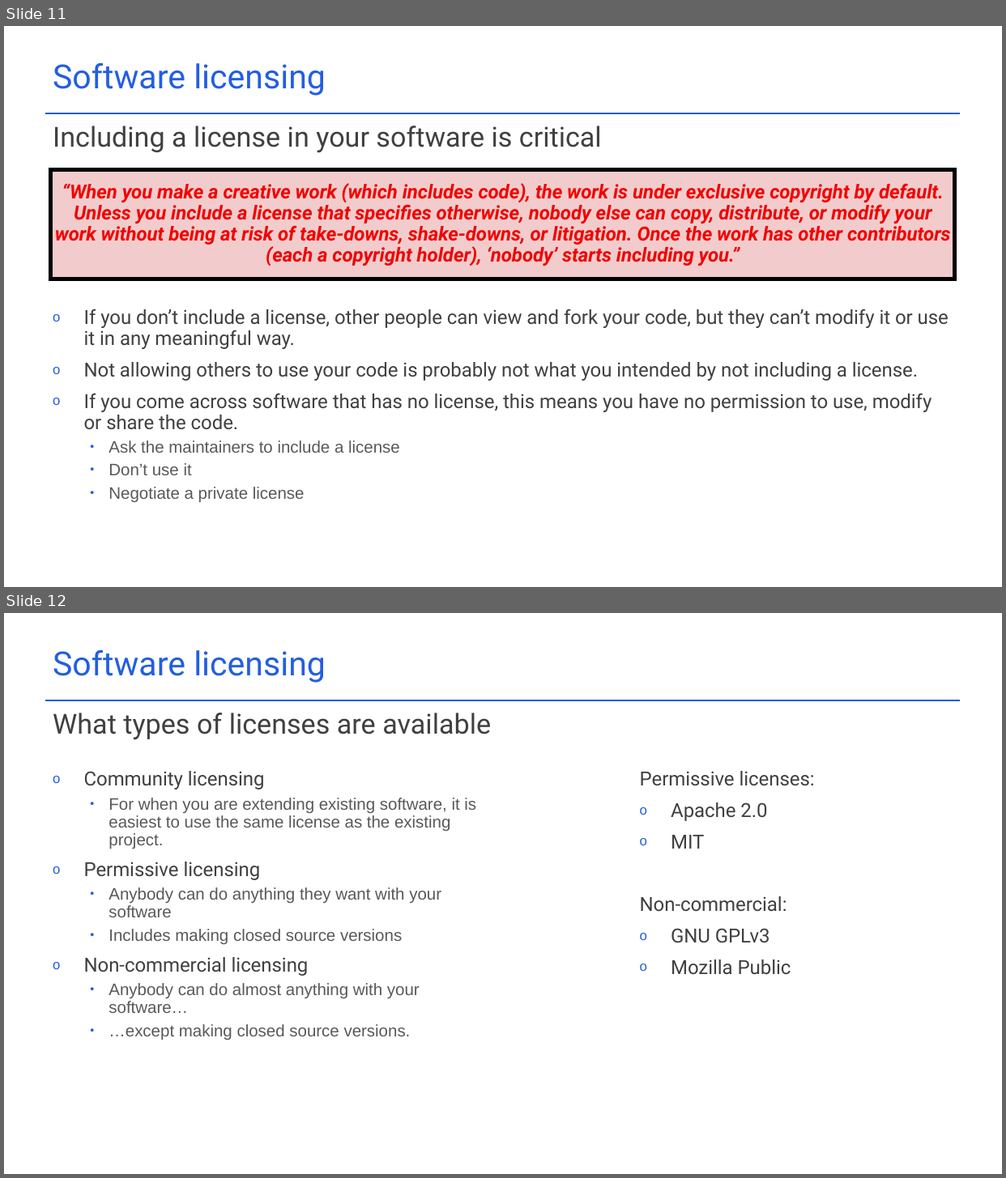
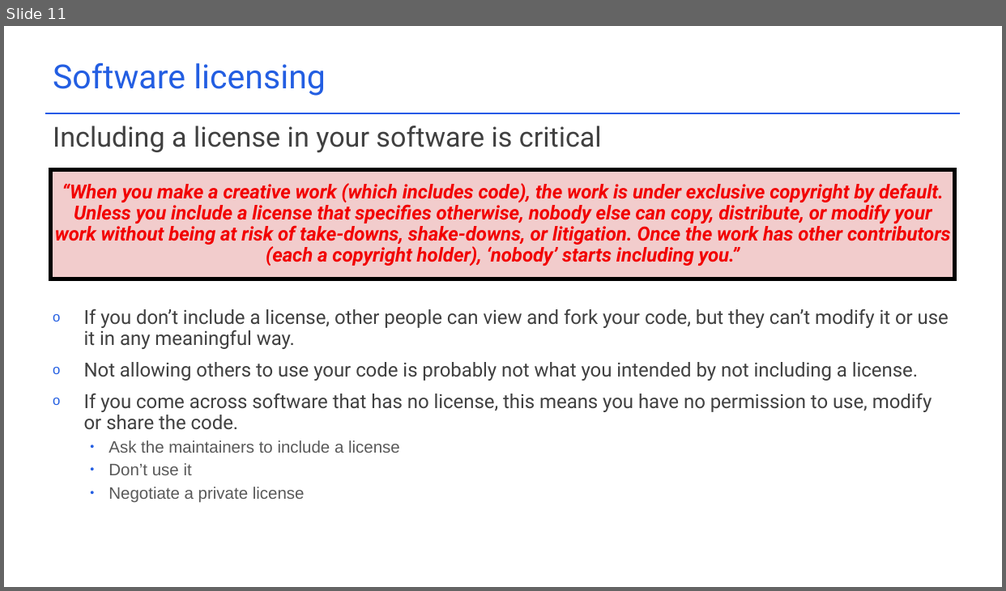
Before and after one commit to acceleratescience/packaging-publishing, a slide deck: docs/Slides/2_versioncontrol.pptx. Shown one above the other, each under a label of ours: slides 11 and 12 before the commit, slide 11 after it. The pictures are 1006x1178 and 1006x591 pixels, drawn with LibreOffice and Linux fonts; fonts in the diff are those of the drawing; background and template pictures are left out. Boxes give left, top, right and bottom in pixels: in the first picture for what was removed or moved away, otherwise in the second. Text is boxed around its words. In the diff, an @@ line names an element or a change of style, - is before the commit and + after.

```diff
--- a/docs/Slides/2_versioncontrol.pptx
+++ b/docs/Slides/2_versioncontrol.pptx
@@ slide 12 removed at (4,613,1002,1174), background #FFFFFF; not listed: 1 template element that a slide beside it also shows @@
@@ text removed at (53,649,326,683) @@
-Software licensing
@@ text removed at (53,713,491,740) @@
-What types of licenses are available
@@ text removed at (84,771,476,1041) @@
-o Community licensing
-  • For when you are extending existing software, it is easiest to use the same license as the existing project.
-o Permissive licensing
-  • Anybody can do anything they want with your software
-  • Includes making closed source versions
-o Non-commercial licensing
-  • Anybody can do almost anything with your software…
-  • …except making closed source versions.
@@ text removed at (640,803,791,975) @@
-Permissive licenses:
-o Apache 2.0
-o MIT
-Non-commercial:
-o GNU GPLv3
-o Mozilla Public
```
Also in this commit, not shown: 2 slides added, 6 other files.
